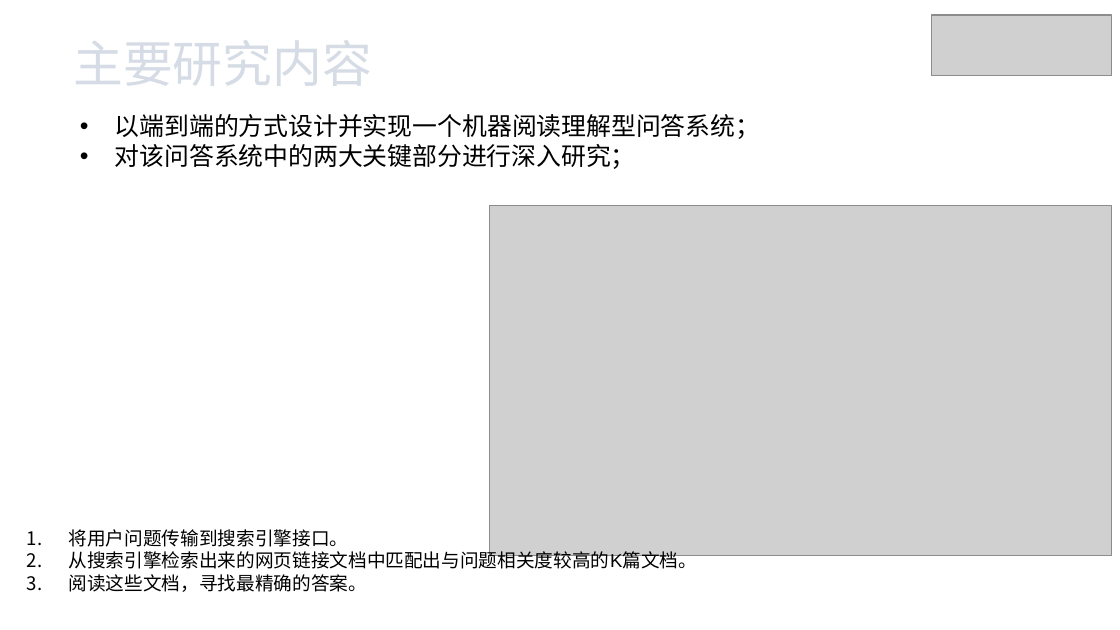
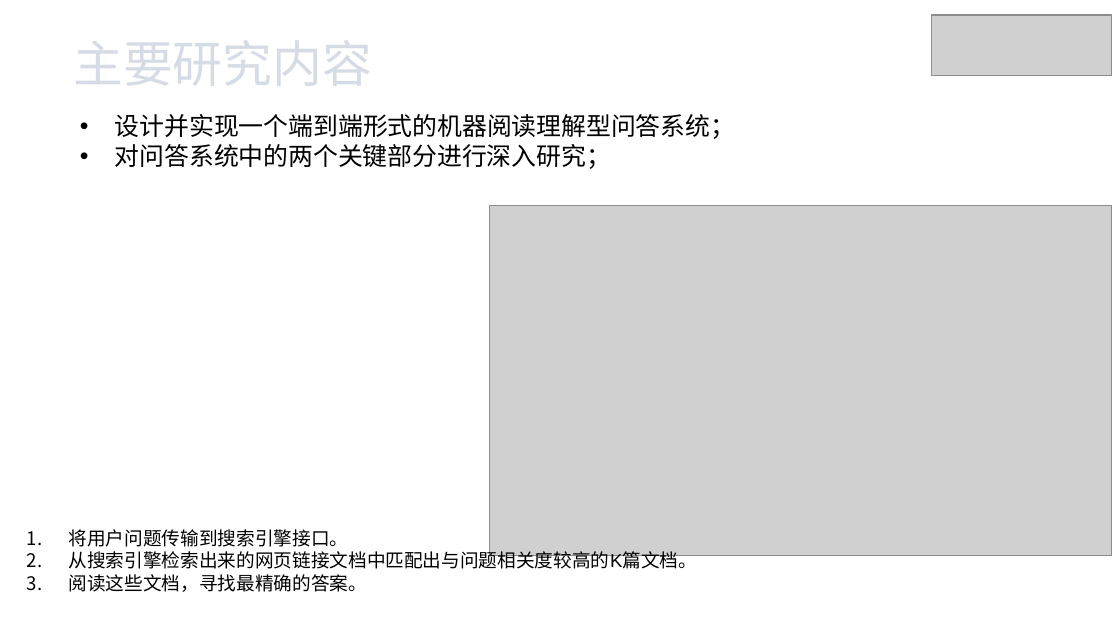
Before and after one commit to xhsun1997/ChineseMRC, a slide deck: slide 9 of 孙相会.pptx. Drawn at 1120x630 pixels with LibreOffice and Linux fonts; fonts in the diff are those of the drawing; grey boxes stand for pictures. Boxes give left, top, right and bottom in pixels: in the first picture for what was removed or moved away, otherwise in the second. Text is boxed around its words. In the diff, an @@ line names an element or a change of style, - is before the commit and + after.

```diff
--- a/孙相会.pptx
+++ b/孙相会.pptx
@@ text at box(115, 114, 735, 169): text changed @@
-• 以端到端的方式设计并实现一个机器阅读理解型问答系统；
-• 对该问答系统中的两大关键部分进行深入研究；
+• 设计并实现一个端到端形式的机器阅读理解型问答系统；
+• 对问答系统中的两个关键部分进行深入研究；
```
Also in this commit, not shown: 5 other slides changed, 1 other file.
